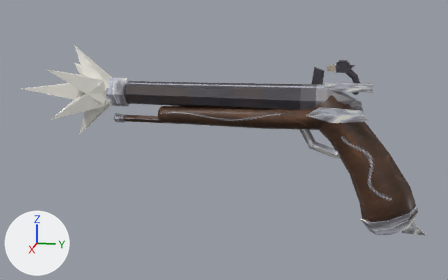
What one commit did to the glTF model assets/models/pistol.glb.
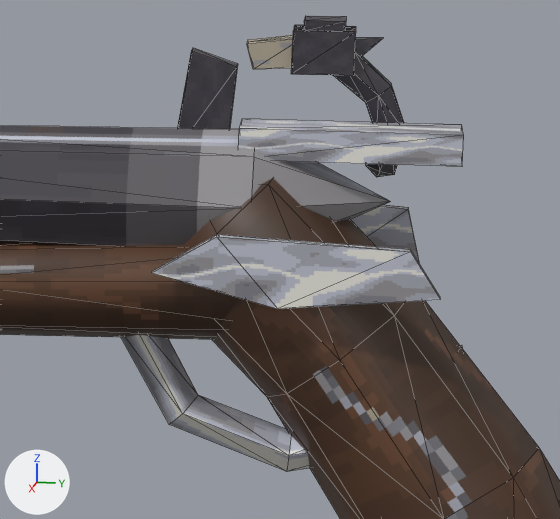
Each version is shown whole from a 50 mm lens placed at (0.676, -0.016, 0.13), pointed at (-0.001, -0.151, -0.039), then close up on the part from 61% to 88% of the width and 20% to 60% of the height. The lights are fixed; the arrows at lower left show +X, +Y and +Z. The last two pictures show the newer version. The close-ups show mesh edges as thin lines. Vertices at exactly the same position are counted once.

The first close-up shows 'barrel', 'cock', 'fittings', 'stock'.
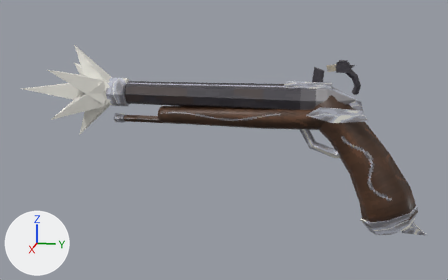
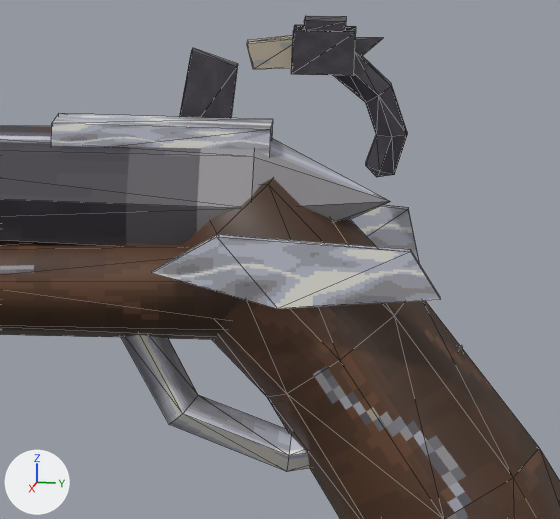
Location of each change, [x1, y1, x2, y2] in pixels of the close-ups (560 x 519 px; the box of a moved part takes in the faces that stretch with it):
'fittings', reshaped
    before: [121, 48, 464, 472]
    after: [51, 48, 463, 472]
part 1 of me_fittings, moved or reshaped
    before: [238, 119, 464, 167]
    after: [51, 113, 273, 157]

What changed in the scene script:
```text
Change me_fittings:
    where me_fittings.from_pydata(...)  # 129 vertices, 214 faces; spans x -0.026..0.026, y -0.281..0.079, z -0.137..0.045
    used by ob_fittings; location = (0.0, 0.0, 0.0)
    me_fittings part 1: the loose piece of 8 vertices spanning x -0.008..0.008, y -0.04..0.011, z 0.022..0.03 is moved by (0.0, -0.043, 0.0)
```
